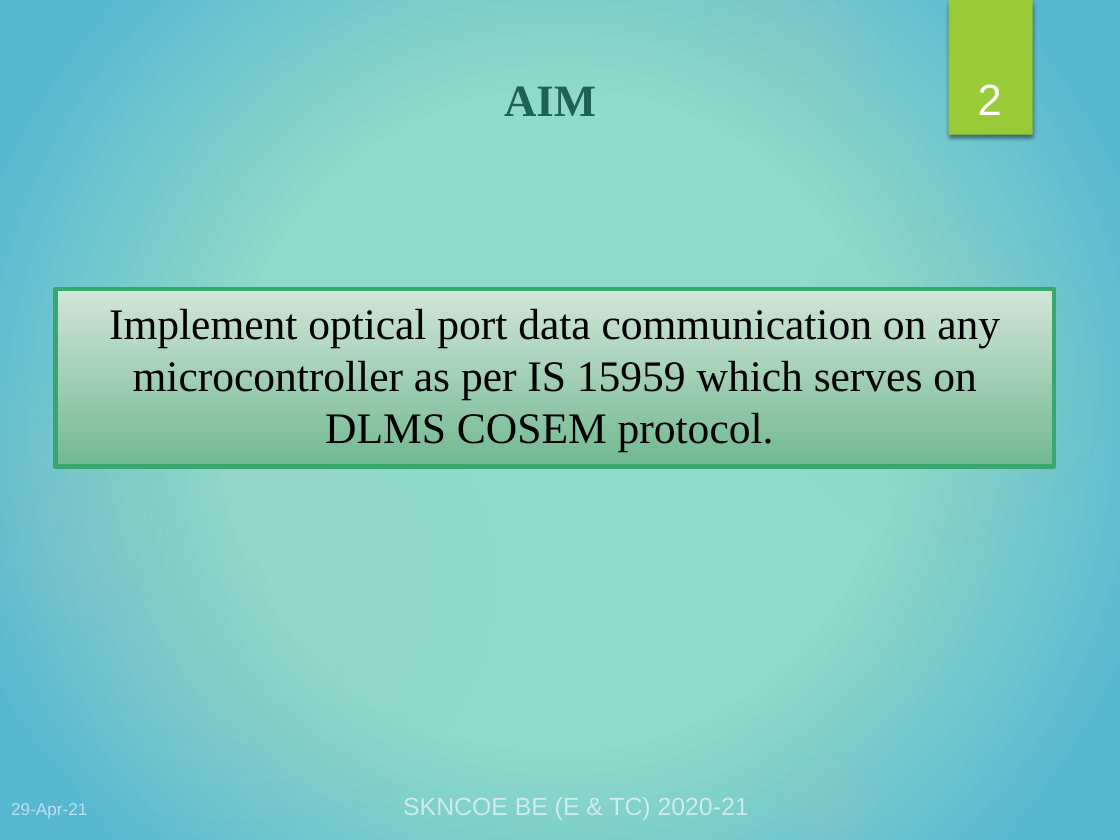
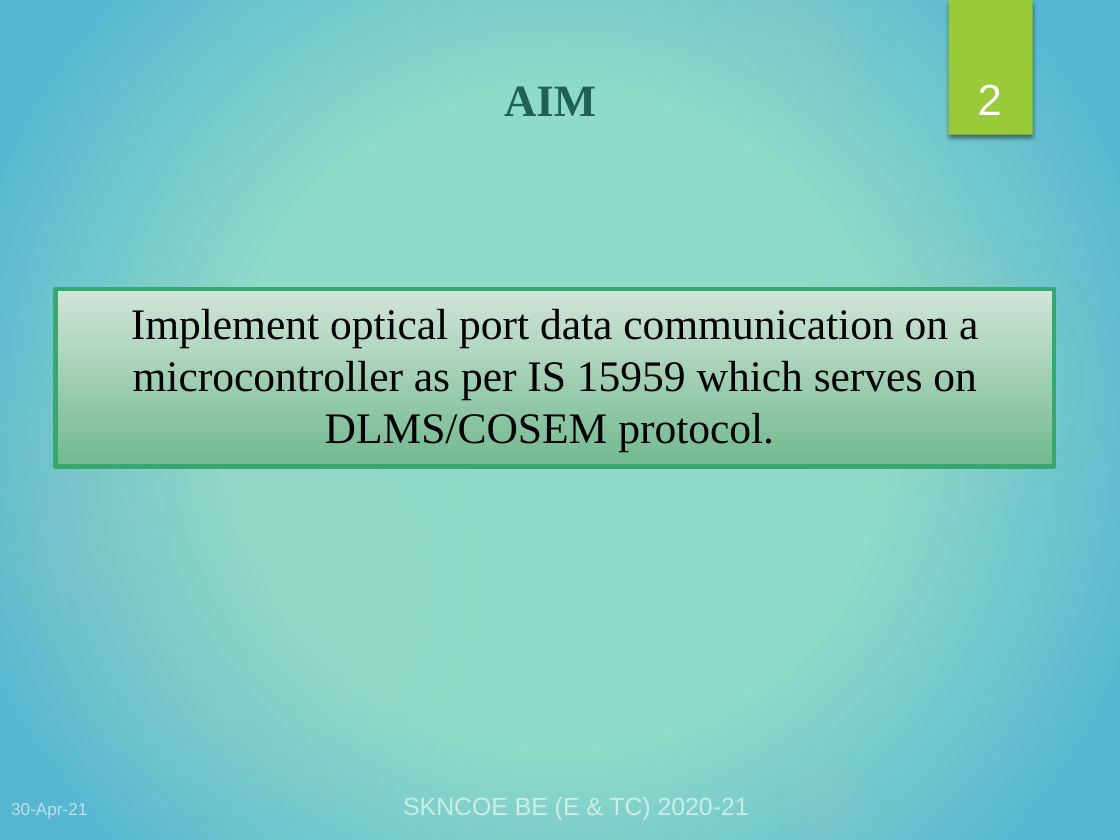
Before and after one commit to WorkWithSoham/Optical_Port_Data_Communication, a slide deck: slide 2 of FINAL OpticalPort-DataCommunication.pptx. Drawn at 1120x840 pixels with LibreOffice and Linux fonts; fonts in the diff are those of the drawing. Boxes give left, top, right and bottom in pixels: in the first picture for what was removed or moved away, otherwise in the second. Text is boxed around its words. In the diff, an @@ line names an element or a change of style, - is before the commit and + after.

```diff
--- a/FINAL OpticalPort-DataCommunication.pptx
+++ b/FINAL OpticalPort-DataCommunication.pptx
@@ text at bbox=[131, 308, 978, 452]: text changed @@
-Implement optical port data communication on any microcontroller as per IS 15959 which serves on DLMS COSEM protocol.
+Implement optical port data communication on a microcontroller as per IS 15959 which serves on DLMS/COSEM protocol.
@@ text at bbox=[11, 803, 87, 819]: text changed @@
-29-Apr-21
+30-Apr-21
```
Also in this commit, not shown: 29 other slides changed.
